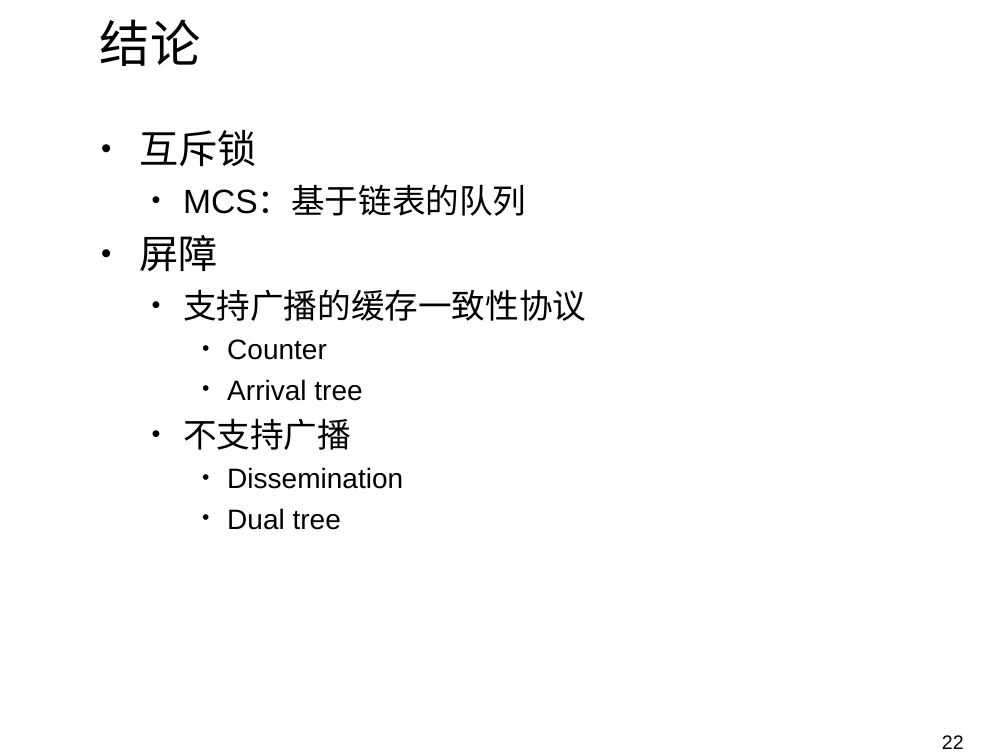
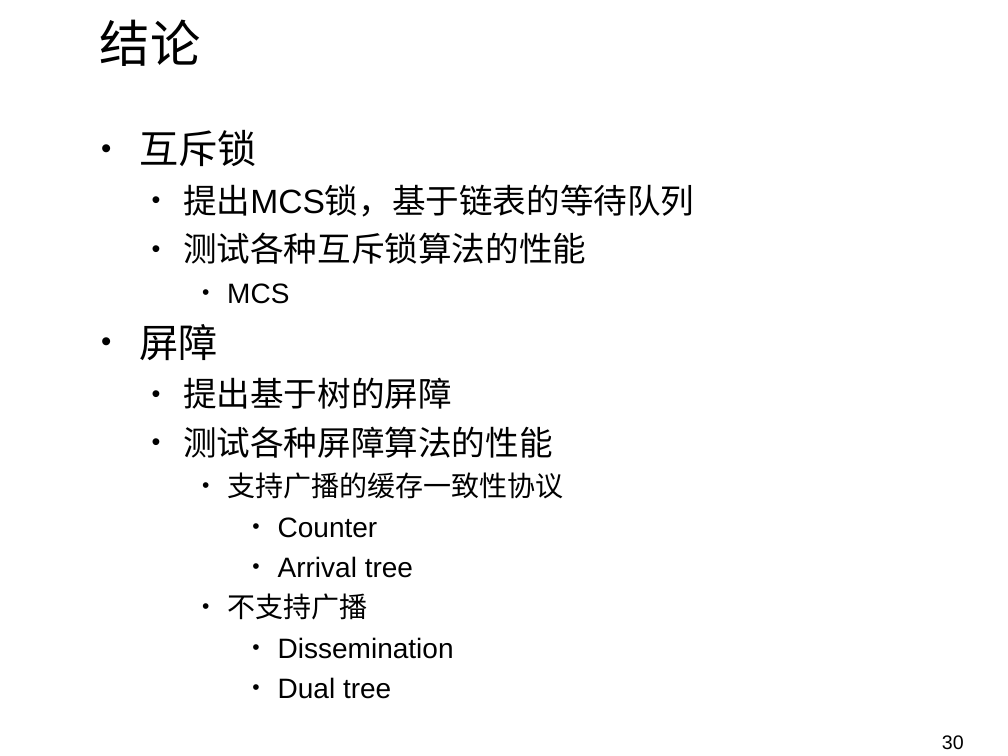
Before and after one commit to NIC0NIC0NI/OS_reports, a slide deck: slide 30 of Presentation.pptx (slide 22 before the commit). Drawn at 1008x756 pixels with LibreOffice and Linux fonts; fonts in the diff are those of the drawing; background and template pictures are left out. Boxes give left, top, right and bottom in pixels: in the first picture for what was removed or moved away, otherwise in the second. Text is boxed around its words. In the diff, an @@ line names an element or a change of style, - is before the commit and + after.

```diff
--- a/Presentation.pptx
+++ b/Presentation.pptx
@@ text at [183, 184, 694, 304]: text changed @@
-  • MCS：基于链表的队列
+  • 提出MCS锁，基于链表的等待队列
+  • 测试各种互斥锁算法的性能
+    • MCS
@@ text at [183, 377, 553, 458]: paragraphs added @@
+  • 提出基于树的屏障
+  • 测试各种屏障算法的性能
@@ text at [227, 472, 563, 699]: size 24 to 20 pt in "支持广播的缓存一致性协议", "不支持广播"; list level 2 to 3 in "支持广播的缓存一致性协议"; list level 3 to 4 in "Counter"; list level 3 to 4 in "Arrival tree"; list level 2 to 3 in "不支持广播"; list level 3 to 4 in "Dissemination"; list level 3 to 4 in "Dual tree" @@
@@ page number at [942, 735, 964, 750]: text changed @@
-22
+30
```
Also in this commit, not shown: 5 other slides changed, 26 slides added.
